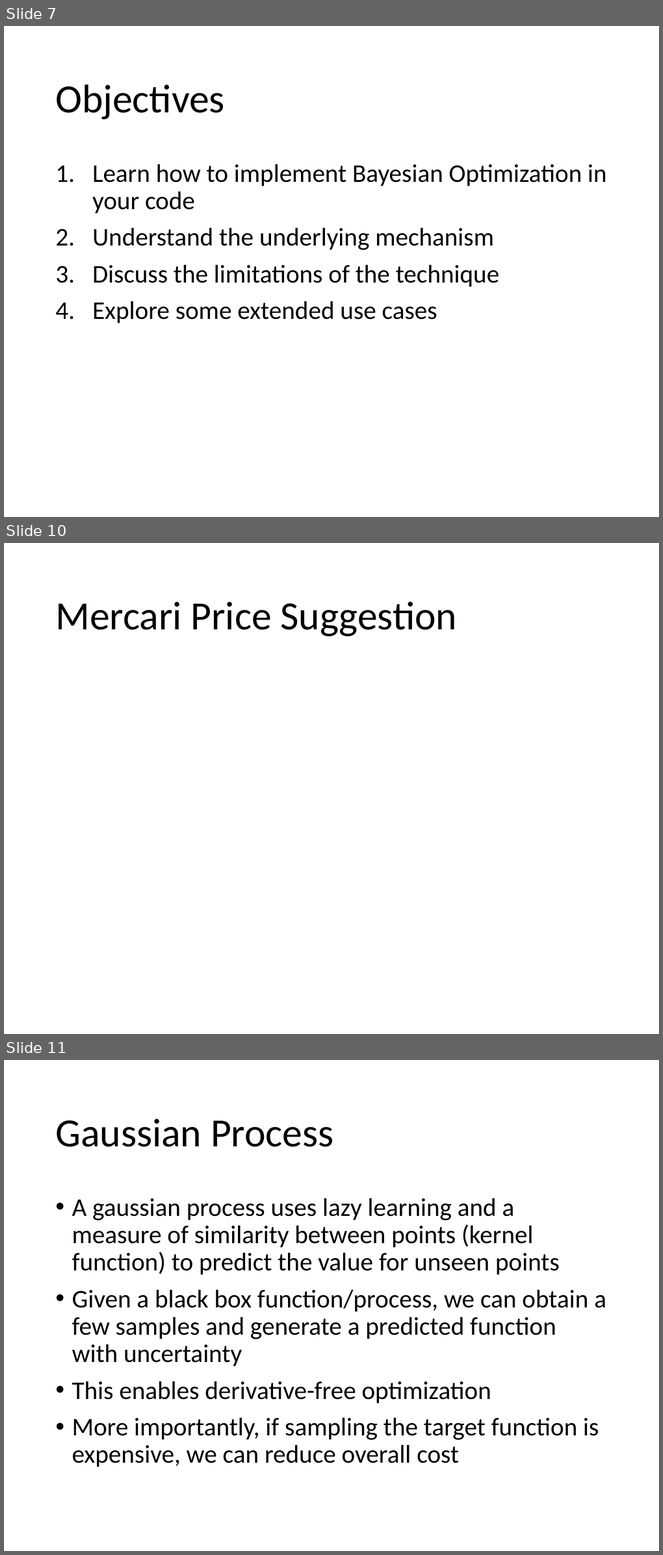
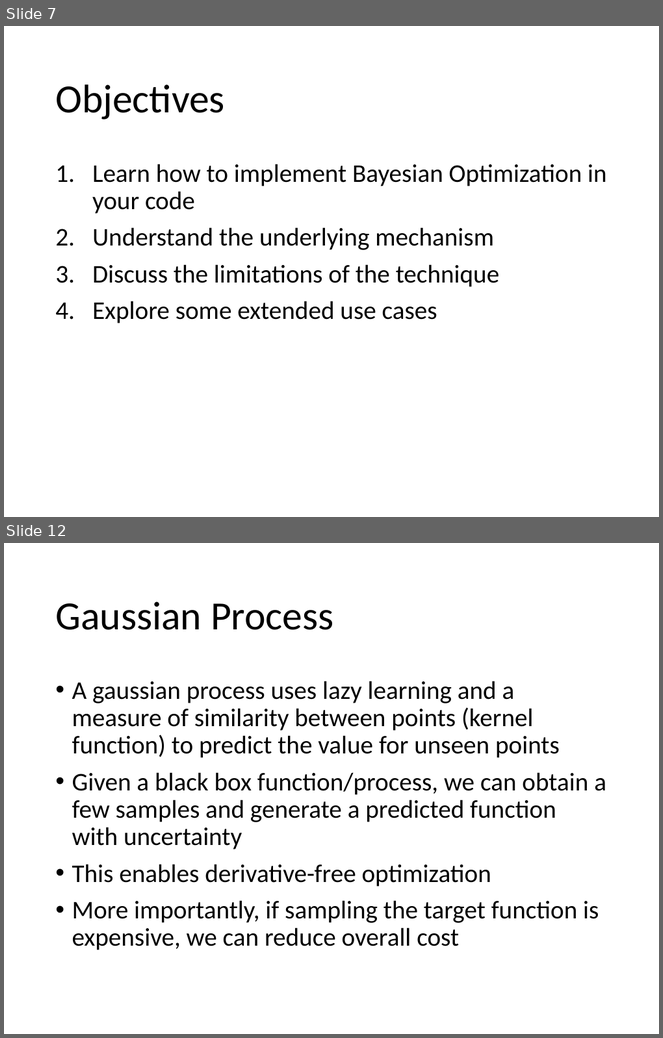
Before and after one commit to jkingphd/practical_bayes_opt, a slide deck: Data_science_nashville_jkk.pptx. Shown one above the other, each under a label of ours: slides 7, 10 and 11 before the commit, slides 7 and 12 after it; the slides between them are not shown. The pictures are 663x1555 and 663x1038 pixels, drawn with LibreOffice and Linux fonts; fonts in the diff are those of the drawing. Boxes give left, top, right and bottom in pixels: in the first picture for what was removed or moved away, otherwise in the second. Text is boxed around its words. In the diff, an @@ line names an element or a change of style, - is before the commit and + after.

```diff
--- a/Data_science_nashville_jkk.pptx
+++ b/Data_science_nashville_jkk.pptx
@@ slide 10 removed at box(4, 543, 659, 1034), background #FFFFFF @@
@@ title removed at box(55, 601, 458, 637) @@
-Mercari Price Suggestion
@@ what was slide 11 is now slide 12 @@
```
Also in this commit, not shown: 5 slides changed, 3 slides added, 1 other slide removed, 9 other files.
